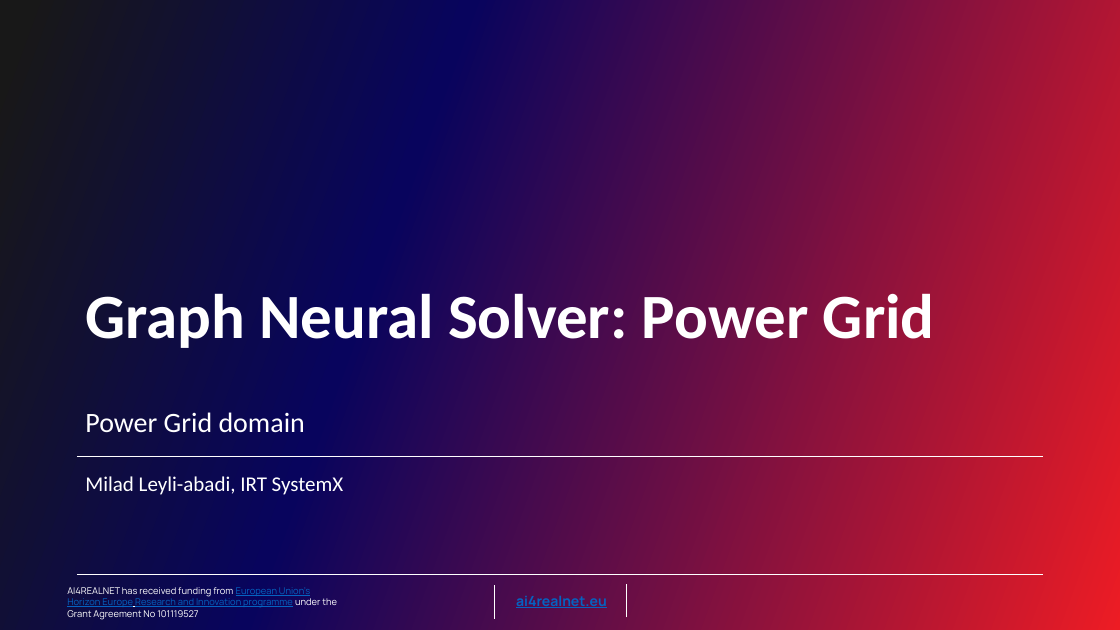
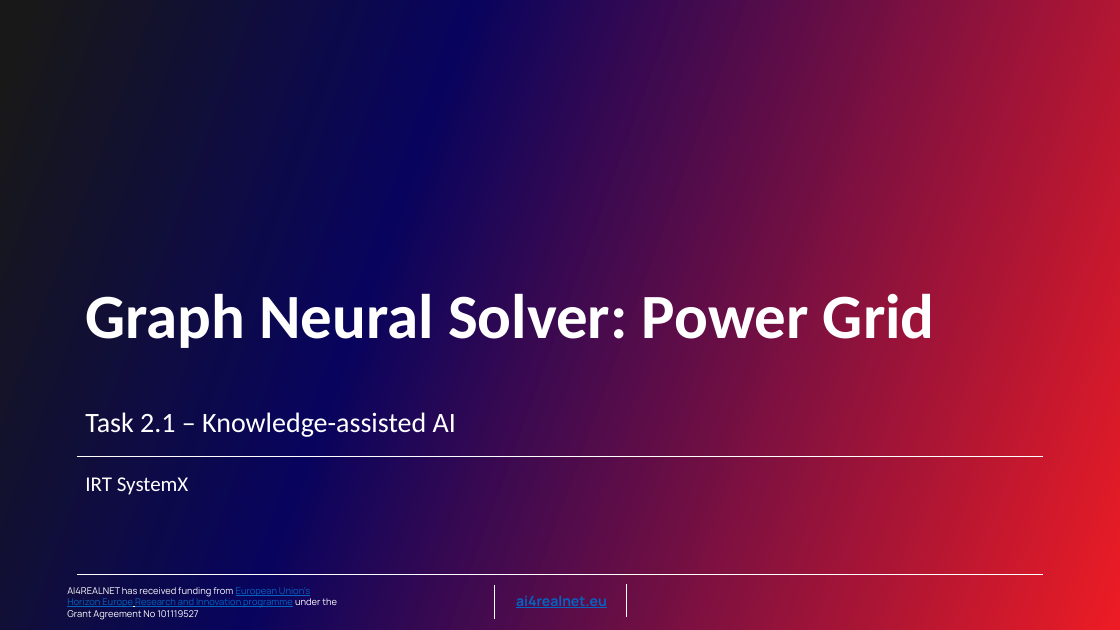
Before and after one commit to AI4REALNET/T2.1_graph_neural_solver, a slide deck: slide 1 of T2.1_KAI_GNN_IRTSX.pptx. Drawn at 1120x630 pixels with LibreOffice and Linux fonts; fonts in the diff are those of the drawing; background and template pictures are left out. Boxes give left, top, right and bottom in pixels: in the first picture for what was removed or moved away, otherwise in the second. Text is boxed around its words. In the diff, an @@ line names an element or a change of style, - is before the commit and + after.

```diff
--- a/T2.1_KAI_GNN_IRTSX.pptx
+++ b/T2.1_KAI_GNN_IRTSX.pptx
@@ subtitle at (85,412,456,437): text changed @@
-Power Grid domain
+Task 2.1 – Knowledge-assisted AI
@@ text at (85,477,189,495): text changed @@
-Milad Leyli-abadi, IRT SystemX
+IRT SystemX
```
Also in this commit, not shown: 1 other slide changed.
